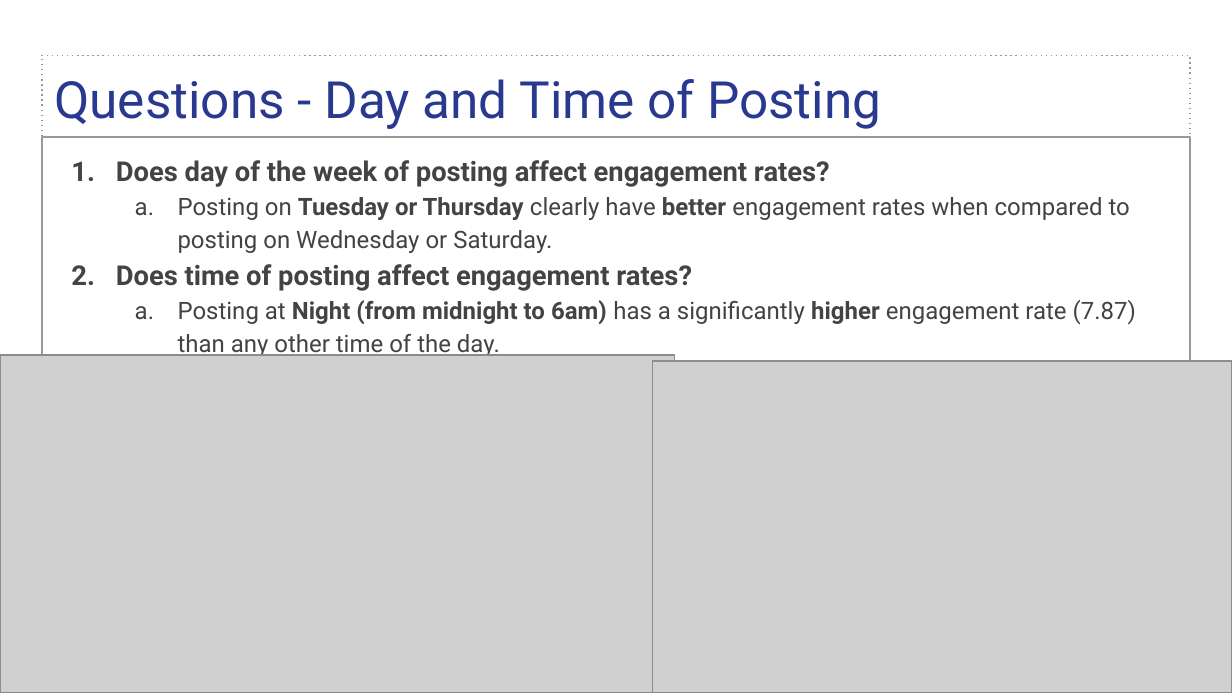
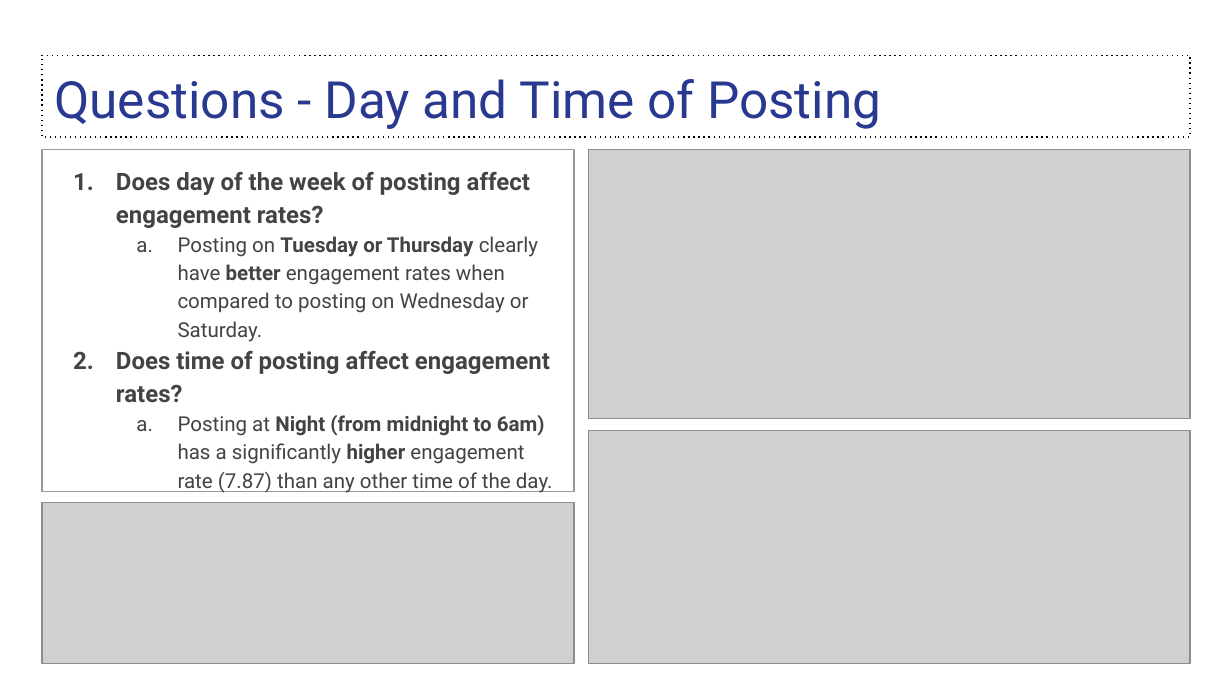
Before and after one commit to sidthakur08/EGxGeniusLeague, a slide deck: slide 7 of DA/EG Data Analysis Assessment .pptx. Drawn at 1232x693 pixels with LibreOffice and Linux fonts; fonts in the diff are those of the drawing; grey boxes stand for pictures. Boxes give left, top, right and bottom in pixels: in the first picture for what was removed or moved away, otherwise in the second. Text is boxed around its words. In the diff, an @@ line names an element or a change of style, - is before the commit and + after.

```diff
--- a/DA/EG Data Analysis Assessment .pptx
+++ b/DA/EG Data Analysis Assessment .pptx
@@ title "Questions - Day and Time ..." at bbox=[42, 55, 1190, 137]: outline #999999 0.75 pt dashed to #000000 0.75 pt dashed @@
@@ text "Does day of the week ...": place and size @@
-text "Does day of the week ..." at bbox=[42, 137, 1190, 586]
+text "Does day of the week ..." at bbox=[42, 149, 574, 492]
@@ text "Does day of the week ..." at bbox=[42, 149, 574, 492]: size 16 to 14 pt in "Does day of the week of posting ...", "Does time of posting affect engagement rates?"; size 14 to 12 pt in "Posting on Tuesday or Thursday clearly have ...", "Posting at Night (from midnight to 6am) ..."; indent changed @@
@@ picture: place and size @@
-picture at bbox=[0, 355, 674, 692]
+picture at bbox=[589, 149, 1190, 418]
@@ picture: place and size @@
-picture at bbox=[653, 361, 1232, 692]
+picture at bbox=[589, 431, 1190, 664]
@@ picture added at bbox=[42, 503, 574, 664] @@
```
Also in this commit, not shown: 9 other slides changed, 2 slides added, 7 other files.
